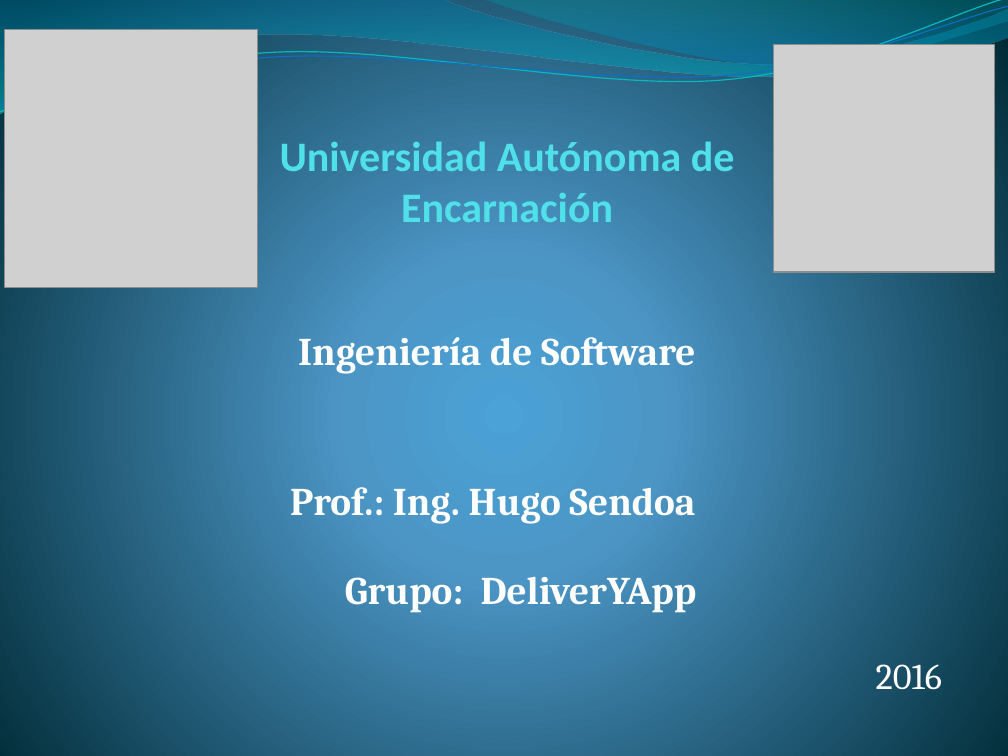
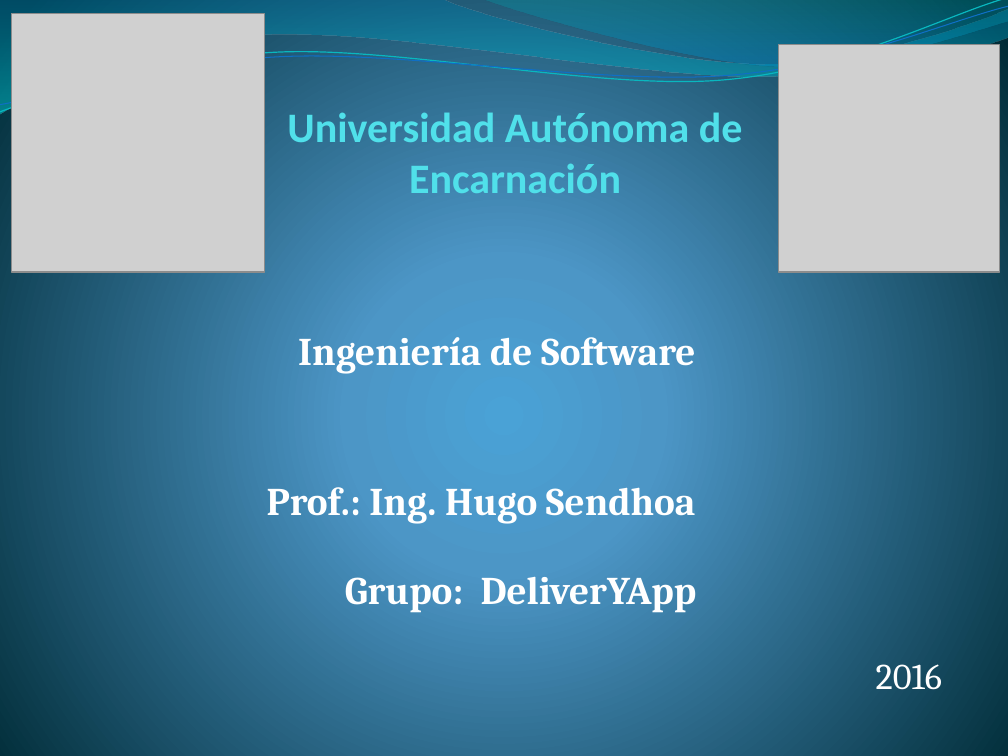
Before and after one commit to francben/proyectoDeliberyApp, a slide deck: slide 1 of Para Presentacion final.pptx. Drawn at 1008x756 pixels with LibreOffice and Linux fonts; fonts in the diff are those of the drawing; grey boxes stand for pictures. Boxes give left, top, right and bottom in pixels: in the first picture for what was removed or moved away, otherwise in the second. Text is boxed around its words. In the diff, an @@ line names an element or a change of style, - is before the commit and + after.

```diff
--- a/Para Presentacion final.pptx
+++ b/Para Presentacion final.pptx
@@ picture: place and size @@
-picture at (5, 29, 258, 287)
+picture at (12, 14, 265, 272)
@@ title "Universidad Autónoma de Encarnación": place and size @@
-title "Universidad Autónoma de Encarnación" at (280, 141, 735, 222)
+title "Universidad Autónoma de Encarnación" at (287, 112, 743, 193)
@@ picture: place and size @@
-picture at (774, 44, 995, 272)
+picture at (778, 44, 999, 272)
@@ subtitle at (267, 487, 696, 524): text changed @@
-Prof.: Ing. Hugo Sendoa
+Prof.: Ing. Hugo Sendhoa
```
Also in this commit, not shown: 20 other slides changed, 13 slides added, 13 slides removed.
